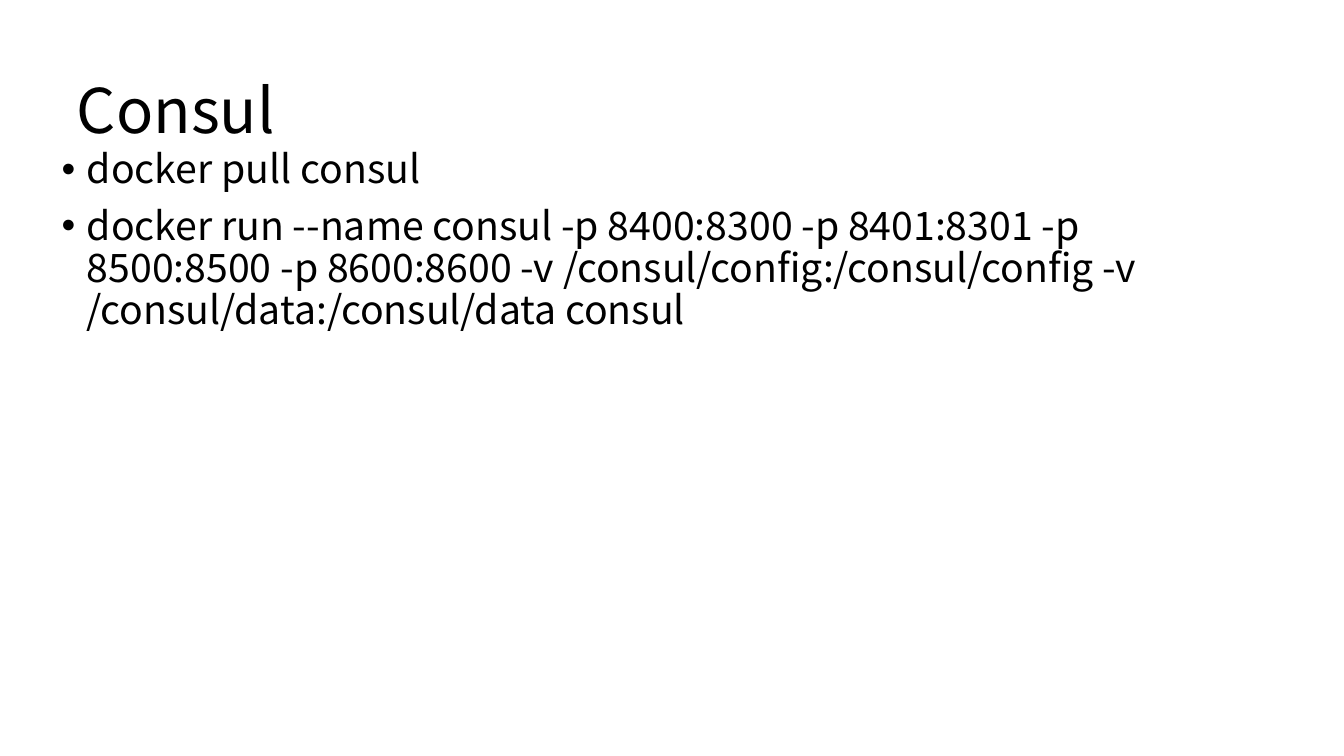
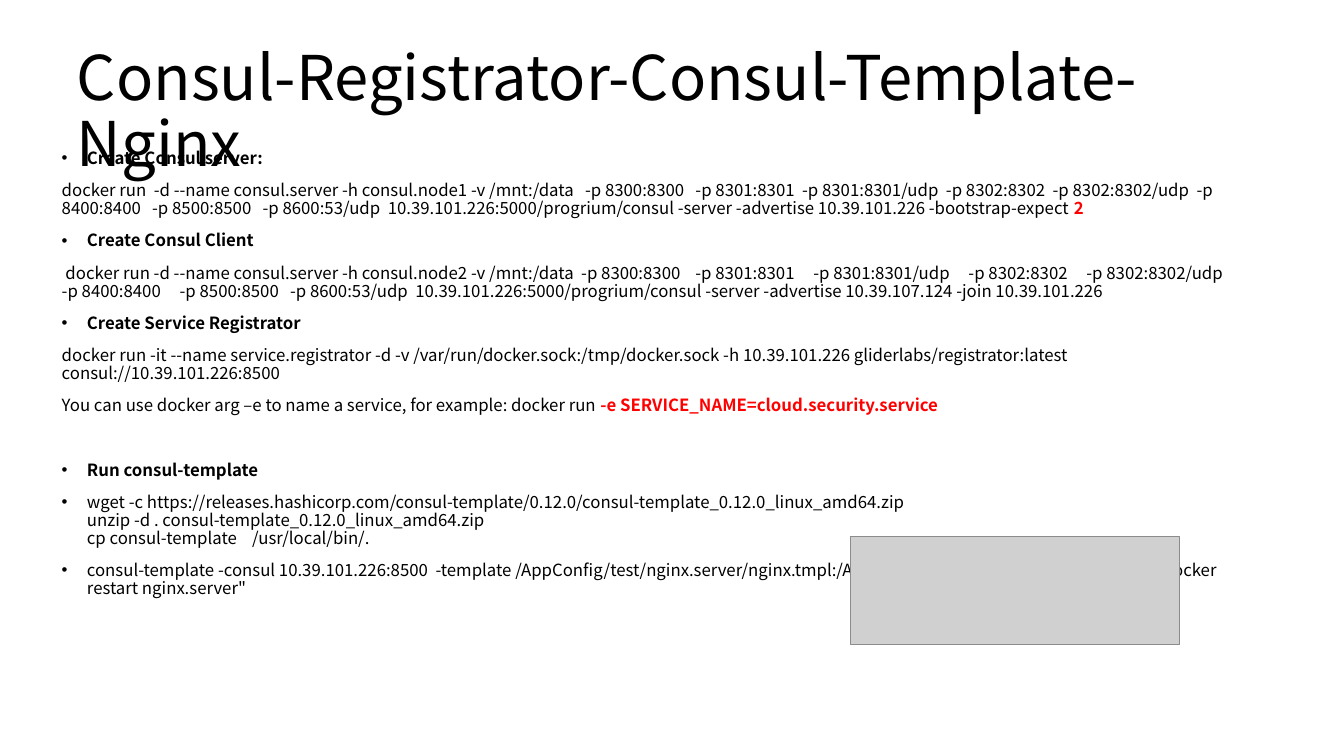
Before and after one commit to johnycao988/cloud.config, a slide deck: slide 21 of dev/config.references/Cloud-env Setup.pptx. Drawn at 1344x756 pixels with LibreOffice and Linux fonts; fonts in the diff are those of the drawing; grey boxes stand for pictures. Boxes give left, top, right and bottom in pixels: in the first picture for what was removed or moved away, otherwise in the second. Text is boxed around its words. In the diff, an @@ line names an element or a change of style, - is before the commit and + after.

```diff
--- a/dev/config.references/Cloud-env Setup.pptx
+++ b/dev/config.references/Cloud-env Setup.pptx
@@ title at bbox=[77, 51, 1137, 182]: text changed @@
-Consul
+Consul-Registrator-Consul-Template-Nginx
@@ text at bbox=[62, 147, 1222, 599]: text changed; size 28 to 12 pt @@
-• docker pull consul
-• docker run --name consul -p 8400:8300 -p 8401:8301 -p 8500:8500 -p 8600:8600 -v /consul/config:/consul/config -v /consul/data:/consul/data consul
+• Create Consul server:
+docker run -d --name consul.server -h consul.node1 -v /mnt:/data -p 8300:8300 -p 8301:8301 -p 8301:8301/udp -p 8302:8302 -p 8302:8302/udp -p 8400:8400 -p 8500:8500 -p 8600:53/udp 10.39.101.226:5000/progrium/consul -server -advertise 10.39.101.226 -bootstrap-expect 2
+• Create Consul Client
+docker run -d --name consul.server -h consul.node2 -v /mnt:/data -p 8300:8300 -p 8301:8301 -p 8301:8301/udp -p 8302:8302 -p 8302:8302/udp -p 8400:8400 -p 8500:8500 -p 8600:53/udp 10.39.101.226:5000/progrium/consul -server -advertise 10.39.107.124 -join 10.39.101.226
+• Create Service Registrator
+docker run -it --name service.registrator -d -v /var/run/docker.sock:/tmp/docker.sock -h 10.39.101.226 gliderlabs/registrator:latest consul://10.39.101.226:8500
+You can use docker arg –e to name a service, for example: docker run -e SERVICE_NAME=cloud.security.service
+• Run consul-template
+• wget -c https://releases.hashicorp.com/consul-template/0.12.0/consul-template_0.12.0_linux_amd64.zip
+  unzip -d . consul-template_0.12.0_linux_amd64.zip
+  cp consul-template /usr/local/bin/.
+• consul-template -consul 10.39.101.226:8500 -template /AppConfig/test/nginx.server/nginx.tmpl:/AppConfig/test/nginx.server/nginx.conf:"docker restart nginx.server"
@@ picture added at bbox=[851, 536, 1181, 644] @@
```
Also in this commit, not shown: 1 other slide changed.
